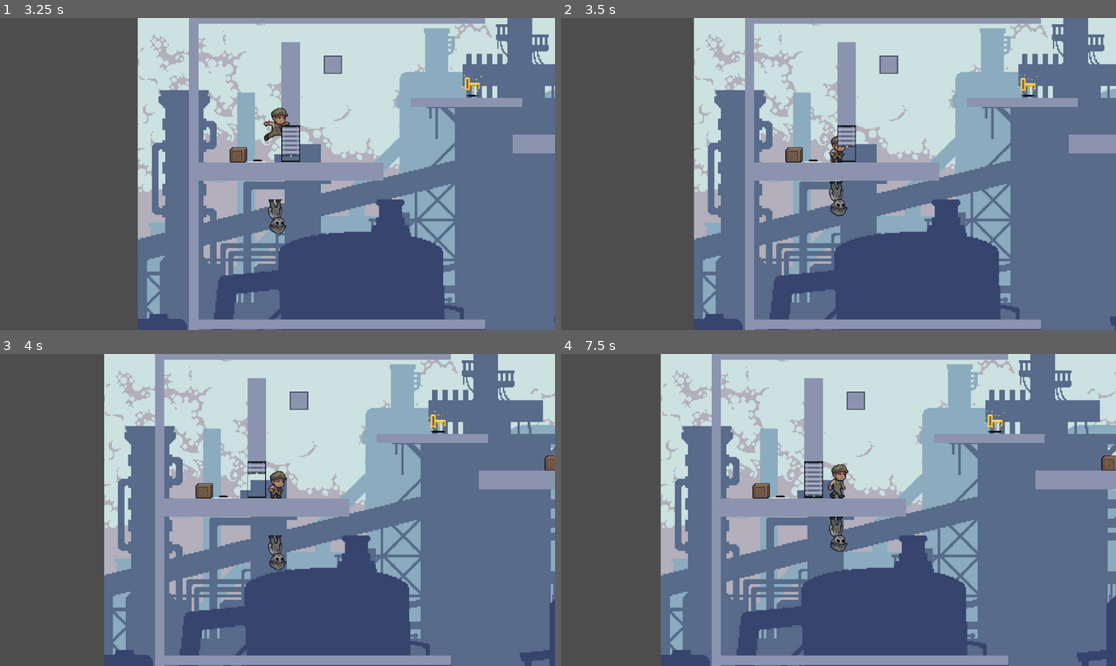
Above: before the commit, frames 1-4 (two rows, left to right).
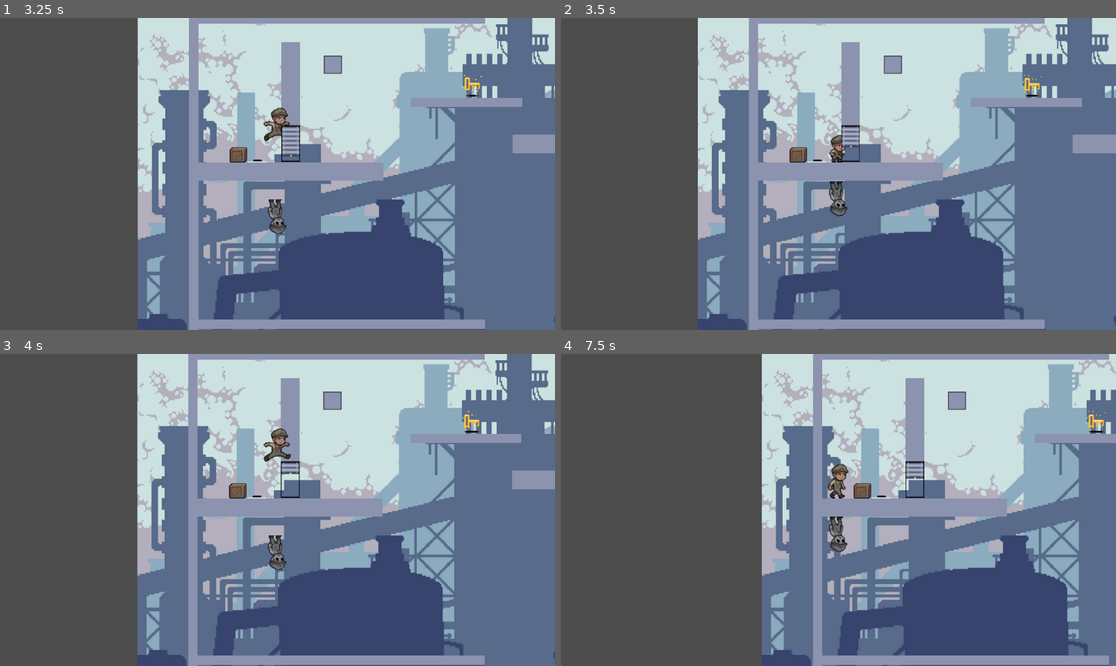
Above: after the commit, the same moments.

Repository: raysilent7/parallel-move
Game: Godot game, scene res://objects/levels/level0.tscn
Same seed, same stepped clock (60 frames per second), same inputs: the game is played once before the commit and once after it.
Inputs:
- Up to frame 1 (3.25 s): hold E (interact) 0.53-1.28 s; hold D (right) 0.53-2.03 s; tap Space (jump) at 0.77, 1.52, 3.02 s; tap E (interact) at 1.35, 2.85 s; hold A (left) 2.03-2.78 s; hold E (interact) 2.03-2.78 s; hold D (right) from 2.78 s (still down)
- Up to frame 2 (3.5 s): keep holding D (right)
- Up to frame 3 (4 s): keep holding D (right); hold E (interact) from 3.53 s (still down); tap Space (jump) at 3.77 s
- Up to frame 4 (7.5 s): release D (right) at 4.28 s; release E (interact) at 4.28 s; hold A (left) 4.28-5.03 s; tap E (interact) at 4.35, 5.85, 7.35 s; tap Space (jump) at 4.52, 6.02, 6.77 s; hold D (right) 5.03-5.78 s; hold E (interact) 5.03-5.78 s; hold A (left) 5.78-7.28 s; hold E (interact) 6.53-7.28 s; hold D (right) from 7.28 s (still down)

Frame 1 is identical in both runs. In frame 2, 11% of the frame differs, in the area x 23-100%, y 0-100%; in frame 3, 37%; in frame 4, 57%, in the area x 17-100%, y 0-100%.

Commit message:
correçao
ativando colisao antes de terminar a animaçao de fechar a porta

Diff:
--- a/scripts/obstacles/door.gd
+++ b/scripts/obstacles/door.gd
@@ -23,10 +23,10 @@
 
 	if not GameState.buttonPressed and isOpen:
 		isOpen = false
+		doorCollision.disabled = false
 		doorAnim.play("closing")
 		await doorAnim.animation_finished
 		doorAnim.play("closed")
-		doorCollision.disabled = false
 
 func onBodyEntered(body: Node2D) -> void:
 	if body is CharacterBody2D:
